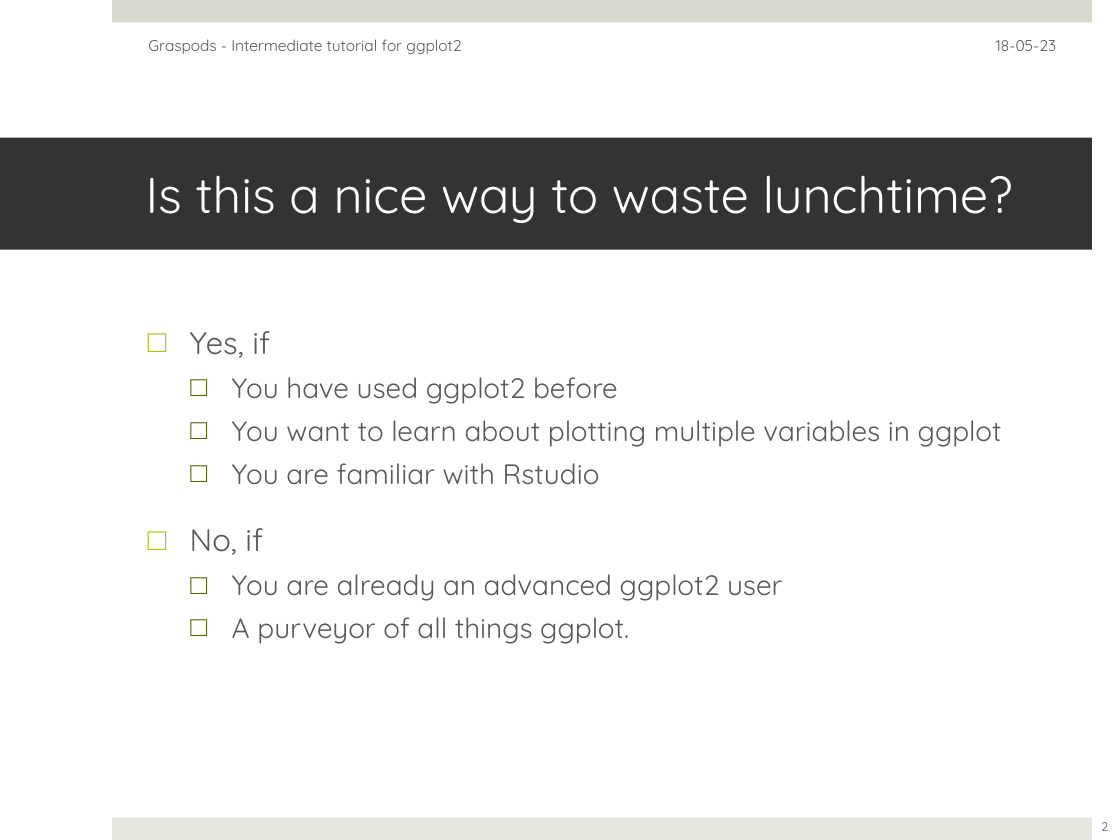
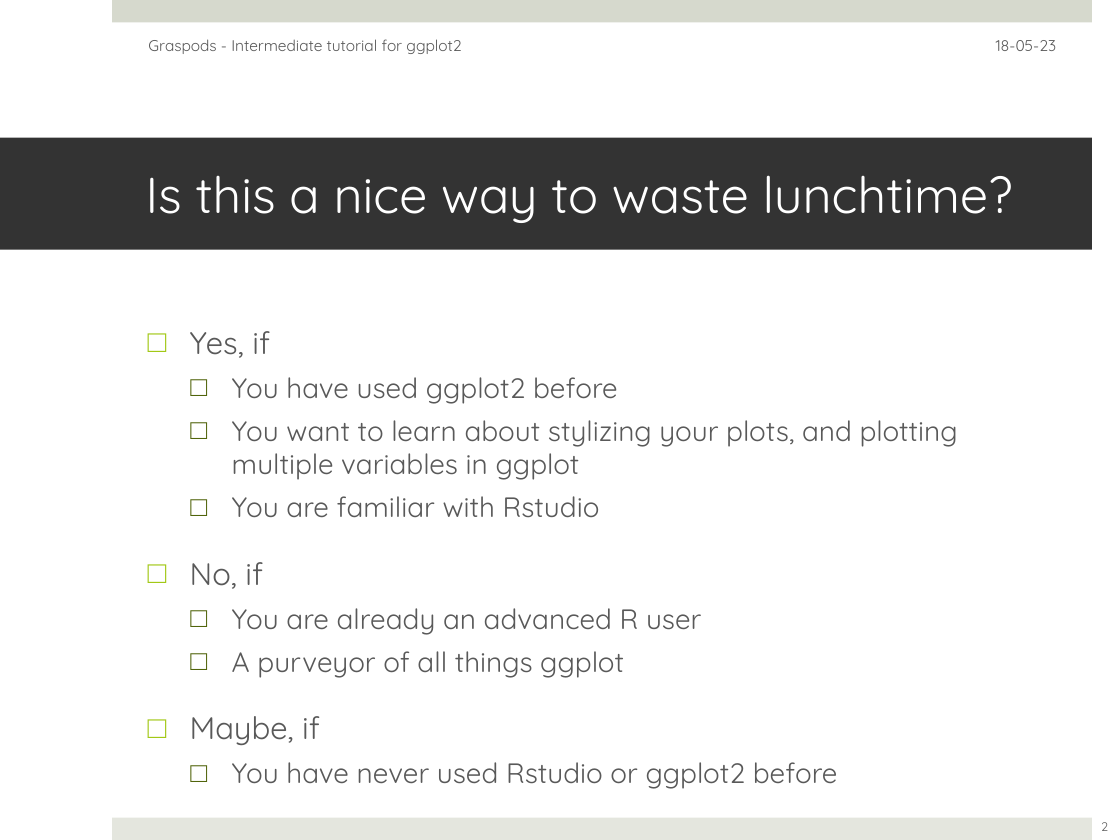
Before and after one commit to jasgrewal/common, a slide deck: slide 2 of seminars/teaching/r_ggplot2_intermediate_23052018/ggplot2_coverslides_23052018.pptx. Drawn at 1120x840 pixels with LibreOffice and Linux fonts; fonts in the diff are those of the drawing. Boxes give left, top, right and bottom in pixels: in the first picture for what was removed or moved away, otherwise in the second. Text is boxed around its words. In the diff, an @@ line names an element or a change of style, - is before the commit and + after.

```diff
--- a/seminars/teaching/r_ggplot2_intermediate_23052018/ggplot2_coverslides_23052018.pptx
+++ b/seminars/teaching/r_ggplot2_intermediate_23052018/ggplot2_coverslides_23052018.pptx
@@ text at <box>232,420,958,480</box>: text changed @@
-  □ You want to learn about plotting multiple variables in ggplot
+  □ You want to learn about stylizing your plots, and plotting multiple variables in ggplot
@@ text at <box>190,608,838,784</box>: text changed @@
-  □ You are already an advanced ggplot2 user
-  □ A purveyor of all things ggplot.
+  □ You are already an advanced R user
+  □ A purveyor of all things ggplot
+□ Maybe, if
+  □ You have never used Rstudio or ggplot2 before
```
Also in this commit, not shown: 1 other slide changed, 13 other files.
